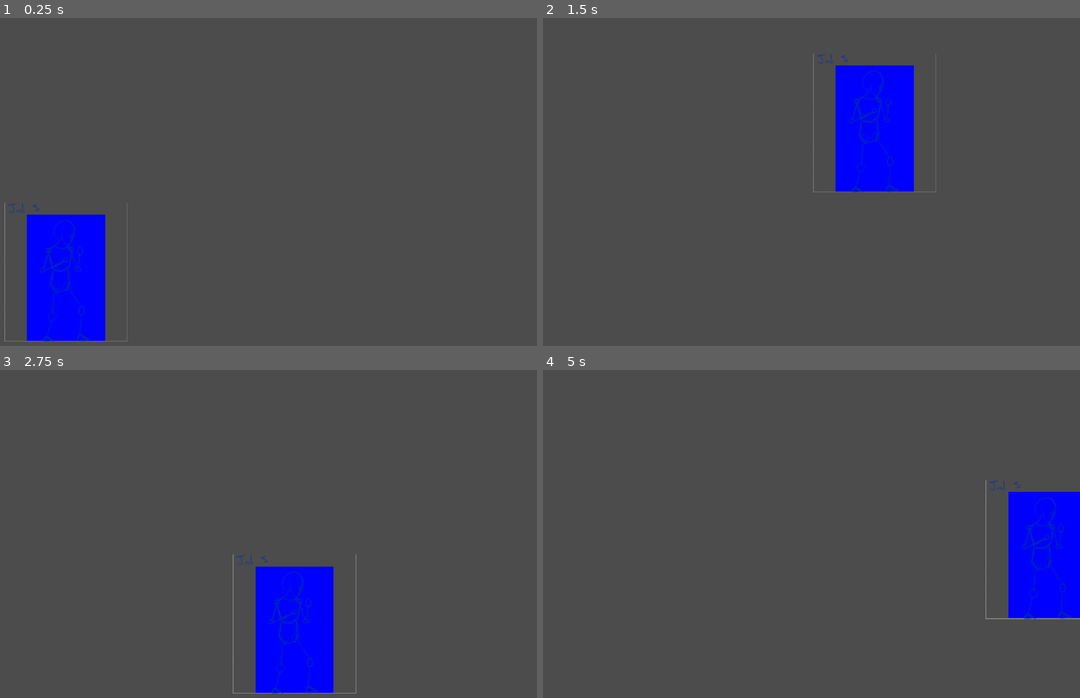
Above: before the commit, frames 1-4 (two rows, left to right).
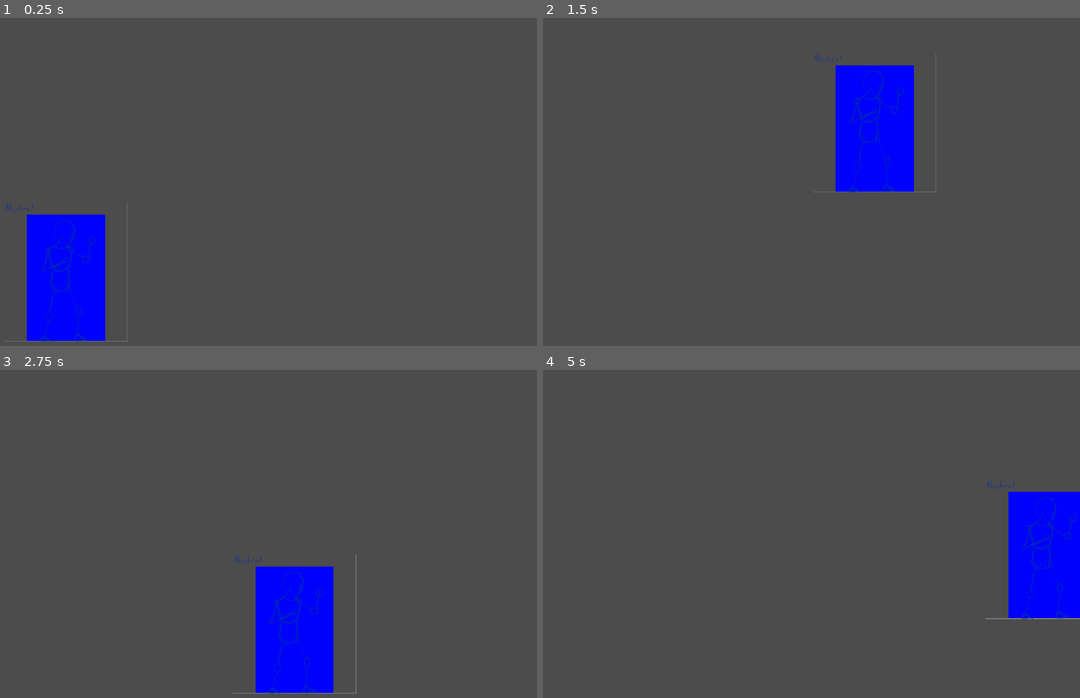
Above: after the commit, the same moments.

Repository: PistolRcks/flfa-project
Game: Godot game, scene res://level/basic_arena/TestingArena.tscn
The game is run twice, just before and just after one commit, with the same random seed, the same clock (stepped at 60 frames per second) and the same inputs.
Inputs:
- Up to frame 1 (0.25 s): no input
- Up to frame 2 (1.5 s): tap Enter at 0.5 s; hold W (up) 0.53-1.28 s; hold D (right) from 0.53 s (still down); tap J (attack_a) at 1.35 s
- Up to frame 3 (2.75 s): tap W (up) at 1.52, 1.55, 1.82, 2.3 s; release D (right) at 2.03 s; hold A (left) from 2.03 s (still down); hold K (attack_b) from 2.03 s (still down)
- Up to frame 4 (5 s): release A (left) at 2.78 s; release K (attack_b) at 2.78 s; hold D (right) 2.78-4.28 s; tap W (up) at 2.85, 3.02, 3.32, 3.77, 3.8, 4.07, 4.52, 4.55, 4.82 s; hold J (attack_a) 3.53-4.28 s; tap Space at 4.25 s; hold A (left) from 4.28 s (still down); tap K (attack_b) at 4.35 s

The runs differ from the first frame. In frame 1, 0.4% of the frame differs, in the area x 0-18%, y 56-99%; in frame 2, 0.4%; in frame 3, 0.4%, in the area x 43-61%, y 56-99%; in frame 4, 0.4%.

Commit message:
Character now returns to neutral after performing a combo

Diff:
--- a/entity/Entity.gd
+++ b/entity/Entity.gd
@@ -92,8 +92,7 @@
 	var area = get_node(area_nodepath)
 	create_hitbox(area.global_position, area.scale, team, metadata)
 
-""" Removes all hitboxes produced by this entity.
-"""
+""" Removes all hitboxes produced by this entity. """
 func remove_all_hitboxes():
 	for hitbox in hitboxes:
 		if hitbox: # Make sure the hitbox hasn't been cleared already
@@ -101,6 +100,13 @@
 
 	# Empty the array
 	hitboxes.clear()
+
+""" Returns the animation state to neutral, i.e. stop the OneShot
+	(used only so we can call this from an animation)
+"""
+func return_to_neutral():
+	var state = animation_tree["parameters/playback"].get_current_node()
+	animation_tree["parameters/" + state + "/OneShot/active"] = false
 
 # Perform animations if combos are performed
 func _on_ComboController_combo_performed(combo, player):
--- a/entity/anim/basic_statemachine.tres
+++ b/entity/anim/basic_statemachine.tres
@@ -34,16 +34,16 @@
 input_0/auto_advance = false
 
 [sub_resource type="AnimationNodeBlendTree" id=5]
-graph_offset = Vector2( -631, 34.5 )
+graph_offset = Vector2( -509.98, -20.9045 )
 nodes/Animation/node = SubResource( 25 )
-nodes/Animation/position = Vector2( -280, 180 )
+nodes/Animation/position = Vector2( -160, 180 )
 "nodes/Animation 2/node" = SubResource( 24 )
-"nodes/Animation 2/position" = Vector2( -100, 40 )
+"nodes/Animation 2/position" = Vector2( -160, 40 )
 nodes/OneShot/node = SubResource( 26 )
-nodes/OneShot/position = Vector2( 120, 100 )
+nodes/OneShot/position = Vector2( 180, 80 )
 nodes/Transition/node = SubResource( 23 )
-nodes/Transition/position = Vector2( -80, 160 )
-nodes/output/position = Vector2( 340, 140 )
+nodes/Transition/position = Vector2( 20, 140 )
+nodes/output/position = Vector2( 380, 140 )
 node_connections = [ "output", 0, "OneShot", "Transition", 0, "Animation", "OneShot", 0, "Animation 2", "OneShot", 1, "Transition" ]
 
 [sub_resource type="AnimationNodeStateMachineTransition" id=6]
--- a/entity/fighters/punchy_guy/PunchyGuy.gd
+++ b/entity/fighters/punchy_guy/PunchyGuy.gd
@@ -24,3 +24,9 @@
 # Called every frame. 'delta' is the elapsed time since the previous frame.
 #func _process(delta):
 #	pass
+
+# Return to neutral when an animation is finished (technically this should be attached to Entity but whatever)
+func _on_AnimationPlayer_animation_finished(anim_name):
+	if anim_name != "neutral":
+		print("RETURN TO NEUTRAL")
+		return_to_neutral()
--- a/entity/fighters/punchy_guy/PunchyGuy.tscn
+++ b/entity/fighters/punchy_guy/PunchyGuy.tscn
@@ -9,6 +9,7 @@
 [ext_resource path="res://entity/fighters/punchy_guy/res/jab_r.png" type="Texture" id=7]
 [ext_resource path="res://entity/fighters/punchy_guy/res/jab_s.png" type="Texture" id=8]
 [ext_resource path="res://entity/fighters/punchy_guy/anim/jab.tres" type="Animation" id=9]
+[ext_resource path="res://entity/fighters/punchy_guy/anim/neutral.tres" type="Animation" id=10]
 
 [sub_resource type="RectangleShape2D" id=1]
 extents = Vector2( 10, 20 )
@@ -42,6 +43,8 @@
 "values": [ Vector2( 1, 0.32 ) ]
 }
 
+[sub_resource type="AnimationNodeStateMachinePlayback" id=22]
+
 [sub_resource type="SpriteFrames" id=23]
 animations = [ {
 "frames": [ ExtResource( 6 ), ExtResource( 5 ), ExtResource( 7 ), ExtResource( 8 ) ],
@@ -49,25 +52,6 @@
 "name": "default",
 "speed": 5.0
 } ]
-
-[sub_resource type="Animation" id=24]
-resource_name = "neutral"
-length = 0.1
-loop = true
-tracks/0/type = "value"
-tracks/0/path = NodePath("AnimatedSprite:frame")
-tracks/0/interp = 1
-tracks/0/loop_wrap = true
-tracks/0/imported = false
-tracks/0/enabled = true
-tracks/0/keys = {
-"times": PoolRealArray( 0 ),
-"transitions": PoolRealArray( 1 ),
-"update": 1,
-"values": [ SubResource( 23 ) ]
-}
-
-[sub_resource type="AnimationNodeStateMachinePlayback" id=22]
 
 [node name="PunchyGuy" type="KinematicBody2D"]
 script = ExtResource( 1 )
@@ -99,7 +83,7 @@
 [node name="AnimationPlayer" type="AnimationPlayer" parent="."]
 anims/RESET = SubResource( 26 )
 anims/jab = ExtResource( 9 )
-anims/neutral = SubResource( 24 )
+anims/neutral = ExtResource( 10 )
 
 [node name="AnimationTree" type="AnimationTree" parent="."]
 tree_root = ExtResource( 4 )
@@ -115,6 +99,6 @@
 position = Vector2( 0, -25 )
 scale = Vector2( 0.193479, 0.193479 )
 frames = SubResource( 23 )
-frame = 3
 
 [connection signal="combo_performed" from="ComboController" to="." method="_on_ComboController_combo_performed"]
+[connection signal="animation_finished" from="AnimationPlayer" to="." method="_on_AnimationPlayer_animation_finished"]
--- /dev/null
+++ b/entity/fighters/punchy_guy/anim/neutral.tres
@@ -0,0 +1,18 @@
+[gd_resource type="Animation" format=2]
+
+[resource]
+resource_name = "neutral"
+length = 0.1
+loop = true
+tracks/0/type = "value"
+tracks/0/path = NodePath("AnimatedSprite:frame")
+tracks/0/interp = 1
+tracks/0/loop_wrap = true
+tracks/0/imported = false
+tracks/0/enabled = true
+tracks/0/keys = {
+"times": PoolRealArray( 0 ),
+"transitions": PoolRealArray( 1 ),
+"update": 1,
+"values": [ 0 ]
+}
